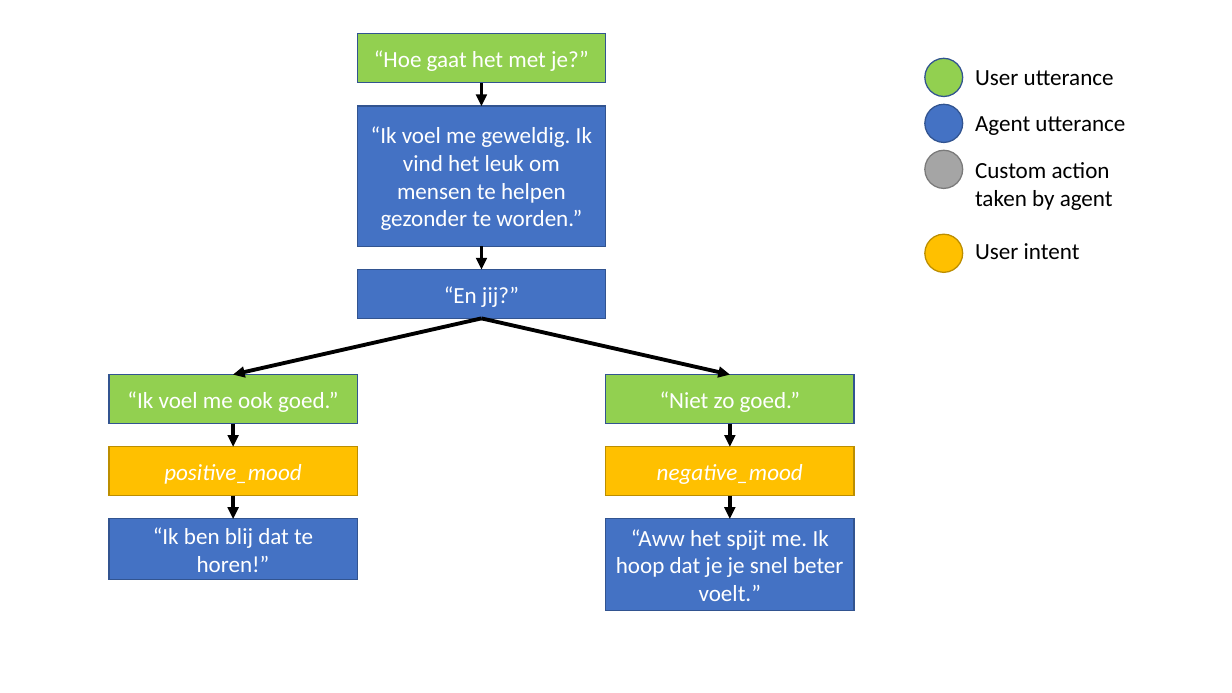
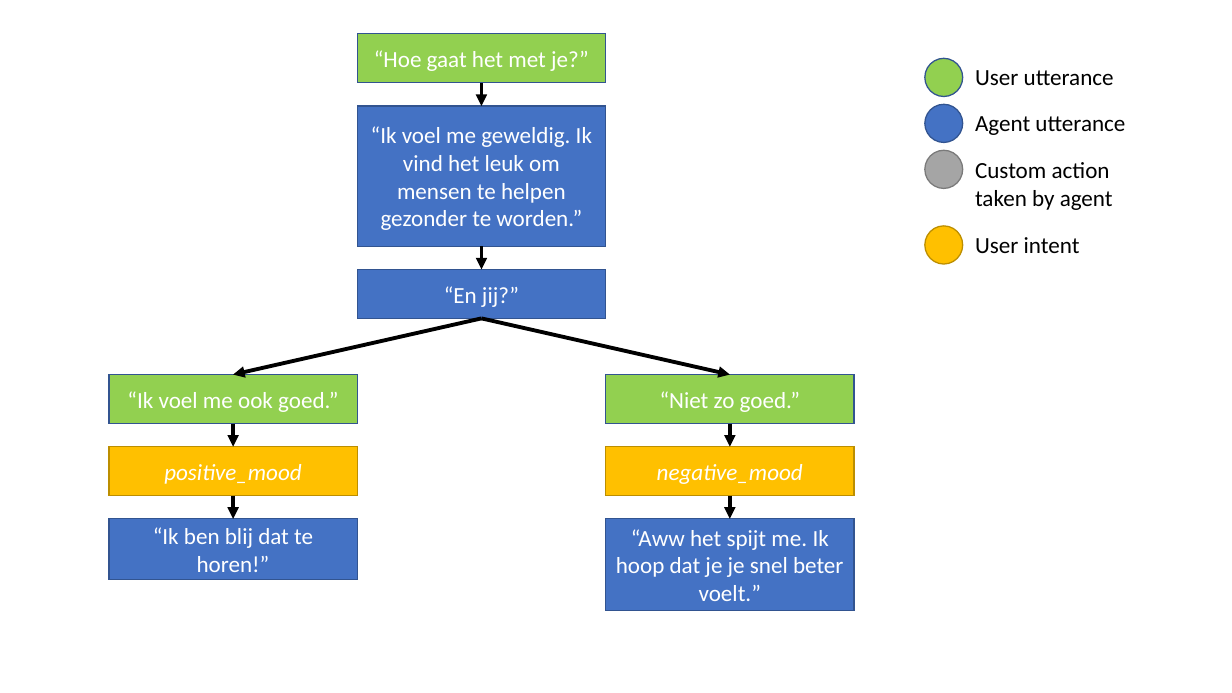
Before and after one commit to PerfectFit-project/virtual-coach-rasa, a slide deck: slide 2 of Rasa_Bot/Readme_Images/Prototype_Interaction.pptx. Drawn at 1232x693 pixels with LibreOffice and Linux fonts; fonts in the diff are those of the drawing. Boxes give left, top, right and bottom in pixels: in the first picture for what was removed or moved away, otherwise in the second. Text is boxed around its words. In the diff, an @@ line names an element or a change of style, - is before the commit and + after.

```diff
--- a/Rasa_Bot/Readme_Images/Prototype_Interaction.pptx
+++ b/Rasa_Bot/Readme_Images/Prototype_Interaction.pptx
@@ ellipse: place and size @@
-ellipse at [925, 234, 963, 272]
+ellipse at [925, 226, 963, 263]
@@ text "User intent": place and size @@
-text "User intent" at [975, 243, 1080, 259]
+text "User intent" at [975, 237, 1080, 253]
```
Also in this commit, not shown: 1 other slide changed, 5 other files.
